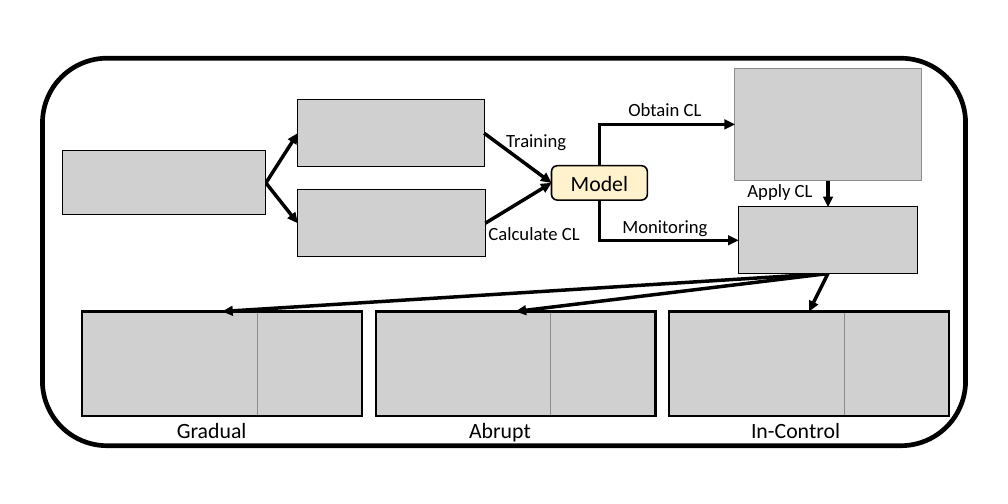
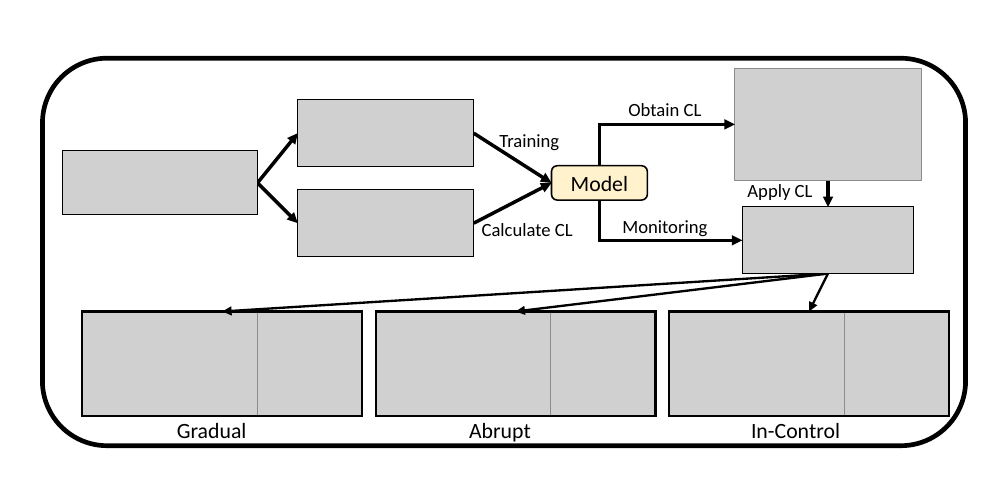
Before and after one commit to kgzhang0801/cd_paper, a slide deck: slide 2 of figures/v14/flow_chart/gen_fig_most_updated_1.pptx. Drawn at 1008x504 pixels with LibreOffice and Linux fonts; fonts in the diff are those of the drawing; grey boxes stand for pictures. Boxes give left, top, right and bottom in pixels: in the first picture for what was removed or moved away, otherwise in the second. Text is boxed around its words. In the diff, an @@ line names an element or a change of style, - is before the commit and + after.

```diff
--- a/figures/v14/flow_chart/gen_fig_most_updated_1.pptx
+++ b/figures/v14/flow_chart/gen_fig_most_updated_1.pptx
@@ picture resized from (x1=298, y1=100, x2=484, y2=167) to (x1=298, y1=100, x2=474, y2=167) @@
@@ arrow moved from (265, 183) - (298, 133) to (258, 183) - (298, 133) @@
@@ arrow moved from (484, 133) - (551, 183) to (474, 133) - (551, 183) @@
@@ text "Training" moved from (x1=506, y1=134, x2=566, y2=153) to (x1=499, y1=134, x2=559, y2=153) @@
@@ picture resized from (x1=63, y1=151, x2=265, y2=215) to (x1=63, y1=151, x2=258, y2=215) @@
@@ arrow moved from (265, 183) - (298, 223) to (258, 183) - (298, 223) @@
@@ picture resized from (x1=298, y1=189, x2=486, y2=256) to (x1=298, y1=189, x2=474, y2=256) @@
@@ arrow moved from (485, 223) - (551, 183) to (474, 223) - (551, 183) @@
@@ elbow arrow moved from (599, 200) - (738, 241) to (599, 200) - (743, 241) @@
@@ picture resized from (x1=738, y1=207, x2=917, y2=273) to (x1=743, y1=207, x2=914, y2=273) @@
@@ text "Calculate CL" moved from (x1=488, y1=227, x2=580, y2=240) to (x1=482, y1=223, x2=573, y2=236) @@
@@ arrow (828, 273) - (223, 311): stroke #000000 2.25 pt to #000000 1.5 pt @@
@@ arrow (828, 273) - (515, 311): stroke #000000 2.25 pt to #000000 1.5 pt @@
@@ arrow (828, 273) - (809, 311): stroke #000000 2.25 pt to #000000 1.5 pt @@
```
Also in this commit, not shown: 1 other file.
